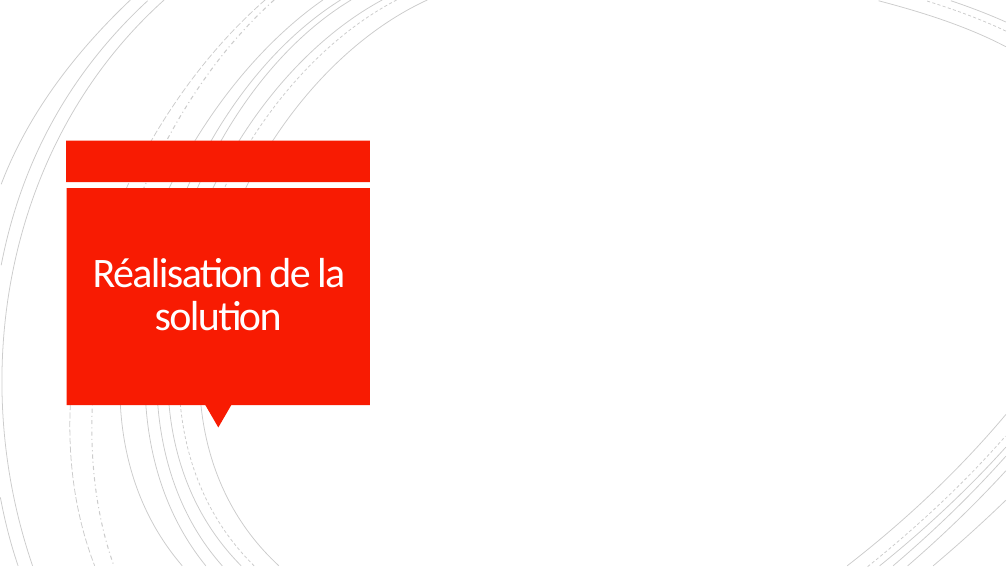
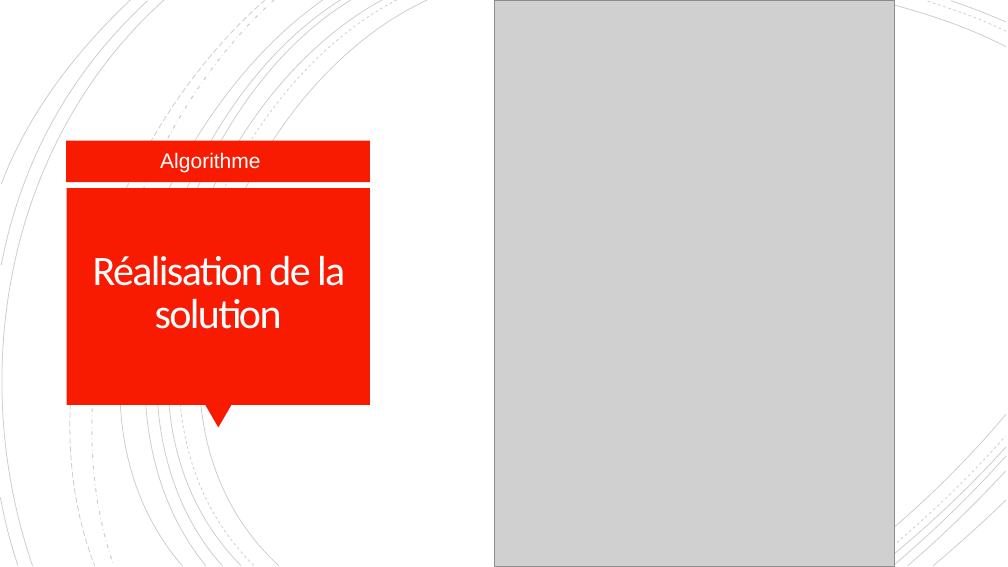
Before and after one commit to Orkaelle/Projet2_Groupe4, a slide deck: slide 10 of presentationPPT/FranceHolidays.pptx (slide 7 before the commit). Drawn at 1008x567 pixels with LibreOffice and Linux fonts; fonts in the diff are those of the drawing; grey boxes stand for pictures. Boxes give left, top, right and bottom in pixels: in the first picture for what was removed or moved away, otherwise in the second. Text is boxed around its words. In the diff, an @@ line names an element or a change of style, - is before the commit and + after.

```diff
--- a/presentationPPT/FranceHolidays.pptx
+++ b/presentationPPT/FranceHolidays.pptx
@@ outline #000000 0.75 pt to #000000 0.74 pt in 6 elements at (108, 0, 427, 566), (83, 0, 383, 566), (83, 0, 352, 566), (40, 0, 323, 566), (0, 0, 164, 566), (2, 1, 148, 265) @@
@@ freeform shape at (22, 0, 265, 566): outline #000000 0.75 pt dashed to #000000 0.74 pt dashed @@
@@ freeform shape at (49, 0, 274, 566): outline #000000 1 pt dashed to #000000 0.99 pt dashed @@
@@ outline #000000 0.75 pt to #000000 0.74 pt; outline redrawn in 5 elements at (879, 1, 1006, 47), (848, 414, 1006, 566), (880, 447, 1006, 566), (893, 456, 1006, 566), (73, 0, 340, 566) @@
@@ freeform shape at (93, 0, 397, 566): outline #000000 0.75 pt dashed to #000000 0.74 pt dashed @@
@@ picture added at (495, 0, 895, 567) @@
@@ text added at (160, 152, 260, 172), 20 pt, text #FFFFFF @@
+Algorithme
@@ freeform shape at (868, 436, 1006, 566): outline #000000 0.75 pt dashed to #000000 0.74 pt dashed; outline redrawn @@
```
Also in this commit, not shown: 5 other slides changed, 6 slides added, 1 slide removed.
